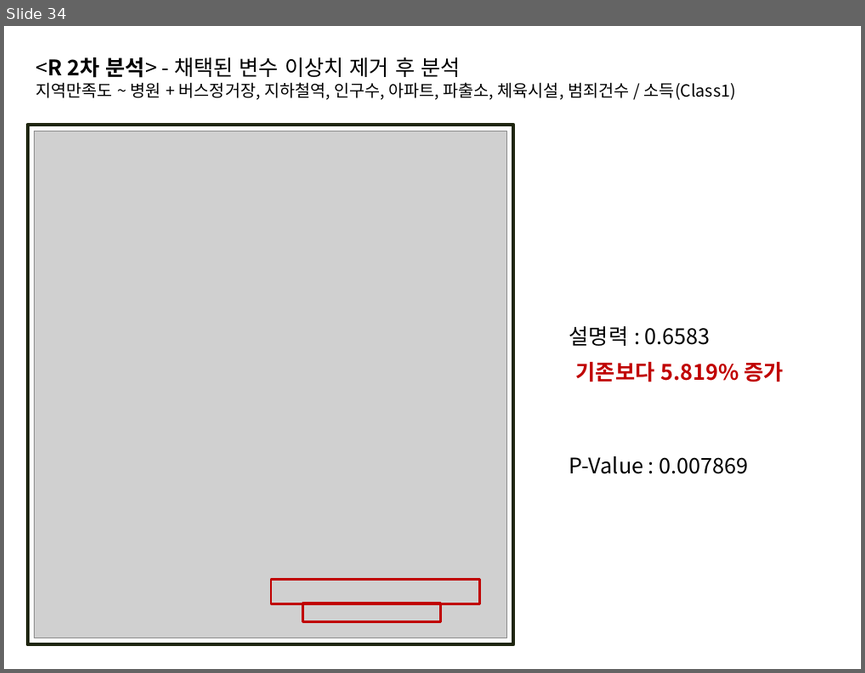
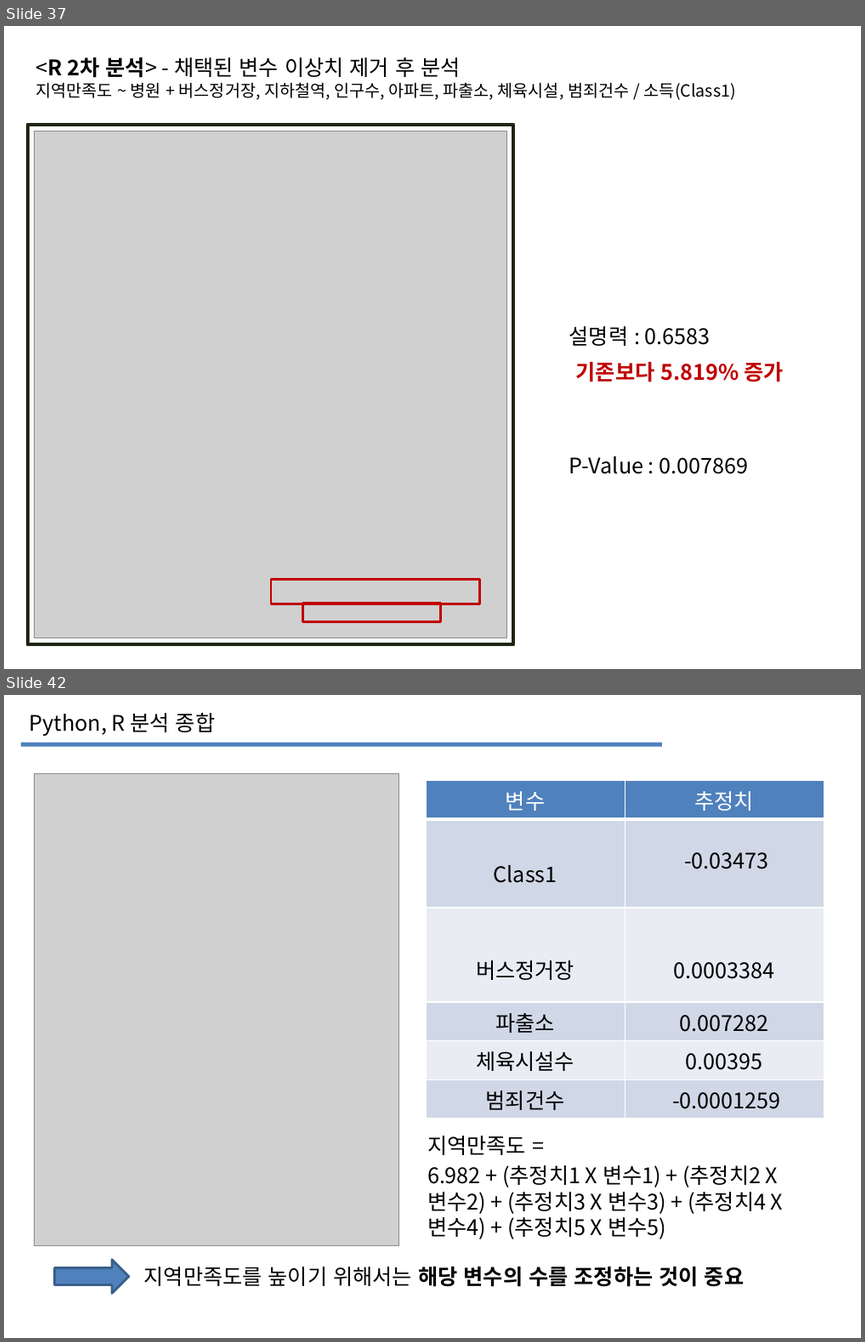
Before and after one commit to Dev1120/Team1Project, a slide deck: PPT구상/팀프로젝트_구상용.pptx. Shown one above the other, each under a label of ours: slide 34 before the commit, slides 37 and 42 after it; the slides between them are not shown. The pictures are 865x673 and 865x1342 pixels, drawn with LibreOffice and Linux fonts; fonts in the diff are those of the drawing; grey boxes stand for pictures. Boxes give left, top, right and bottom in pixels: in the first picture for what was removed or moved away, otherwise in the second. Text is boxed around its words. In the diff, an @@ line names an element or a change of style, - is before the commit and + after.

```diff
--- a/PPT구상/팀프로젝트_구상용.pptx
+++ b/PPT구상/팀프로젝트_구상용.pptx
@@ slide 42 added at bbox=[4, 695, 861, 1338], background #FFFFFF @@
@@ text added at bbox=[30, 713, 215, 736], 18 pt, text #000000 @@
+Python, R 분석 종합
@@ rectangle added at bbox=[21, 742, 662, 746], fill #4F81BD @@
@@ picture added at bbox=[34, 774, 398, 1246] @@
@@ table added at bbox=[426, 780, 823, 1118], 6 rows, 2 columns @@
+변수 | 추정치
+Class1 | -0.03473
+버스정거장 | 0.0003384
+파출소 | 0.007282
+체육시설수 | 0.00395
+범죄건수 | -0.0001259
@@ text added at bbox=[427, 1135, 783, 1239], 18 pt, text #000000 @@
+지역만족도 =
+6.982 + (추정치1 X 변수1) + (추정치2 X 변수2) + (추정치3 X 변수3) + (추정치4 X 변수4) + (추정치5 X 변수5)
@@ right arrow added at bbox=[54, 1259, 129, 1293], fill #4F81BD, outline #3A5F8C 2 pt @@
@@ text added at bbox=[144, 1266, 744, 1287], 18 pt, text #000000, bold @@
+지역만족도를 높이기 위해서는 해당 변수의 수를 조정하는 것이 중요
@@ what was slide 34 is now slide 37 @@
```
Also in this commit, not shown: 7 slides changed, 7 other slides added, 7 slides removed.
